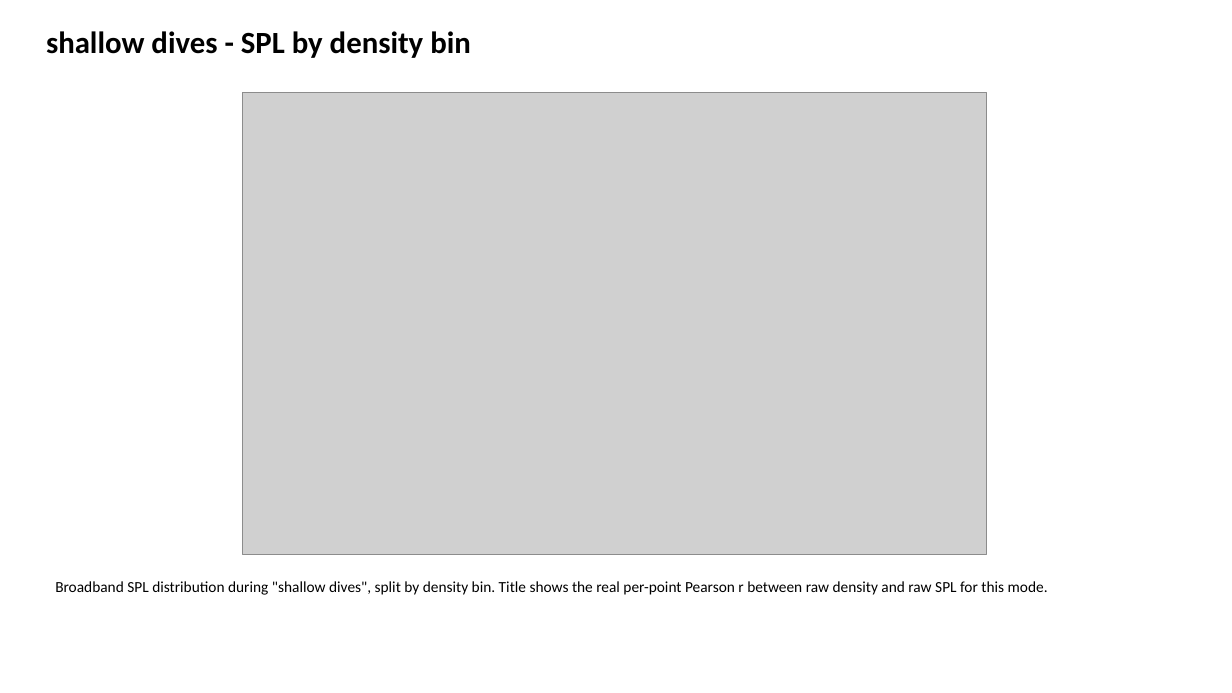
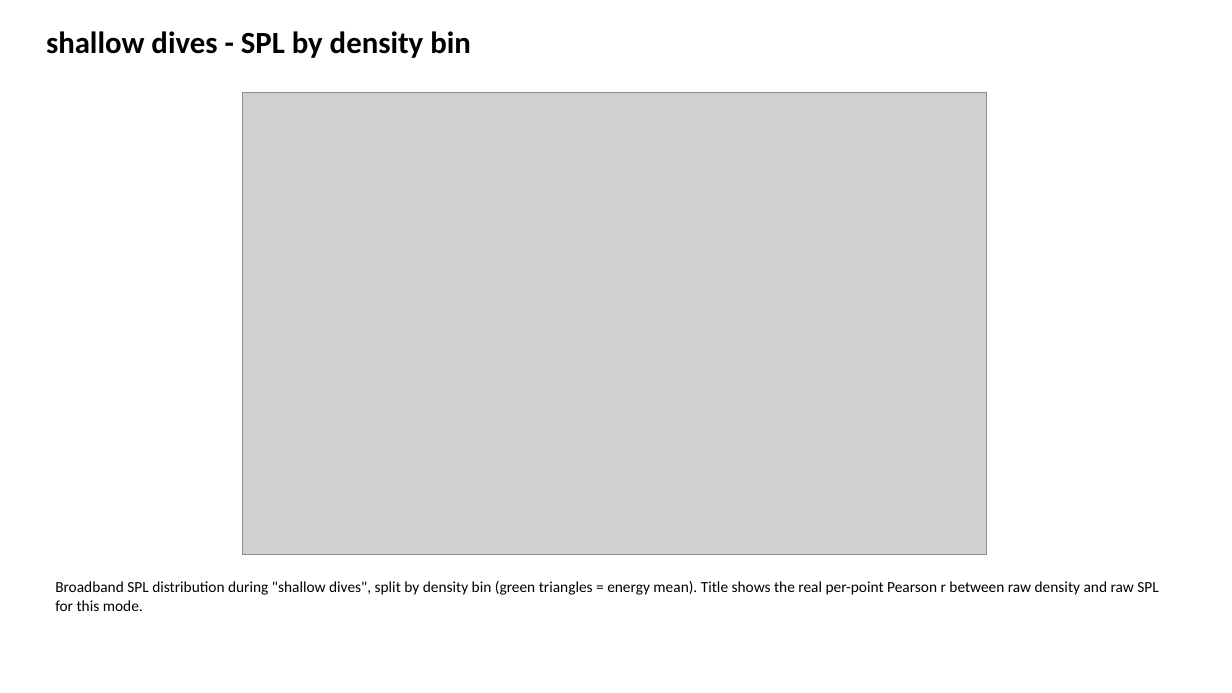
Before and after one commit to NMFS-PAM-Glider/hackathon-shared-repo, a slide deck: slide 48 of noise-fx-calc/noise_analysis_outputs/sg607/sg607_pam_noise_summary.pptx. Drawn at 1232x693 pixels with LibreOffice and Linux fonts; fonts in the diff are those of the drawing; grey boxes stand for pictures. Boxes give left, top, right and bottom in pixels: in the first picture for what was removed or moved away, otherwise in the second. Text is boxed around its words. In the diff, an @@ line names an element or a change of style, - is before the commit and + after.

```diff
--- a/noise-fx-calc/noise_analysis_outputs/sg607/sg607_pam_noise_summary.pptx
+++ b/noise-fx-calc/noise_analysis_outputs/sg607/sg607_pam_noise_summary.pptx
@@ text at box(55, 581, 1158, 611): text changed @@
-Broadband SPL distribution during "shallow dives", split by density bin. Title shows the real per-point Pearson r between raw density and raw SPL for this mode.
+Broadband SPL distribution during "shallow dives", split by density bin (green triangles = energy mean). Title shows the real per-point Pearson r between raw density and raw SPL for this mode.
```
Also in this commit, not shown: 129 other slides changed, 4 other files.
